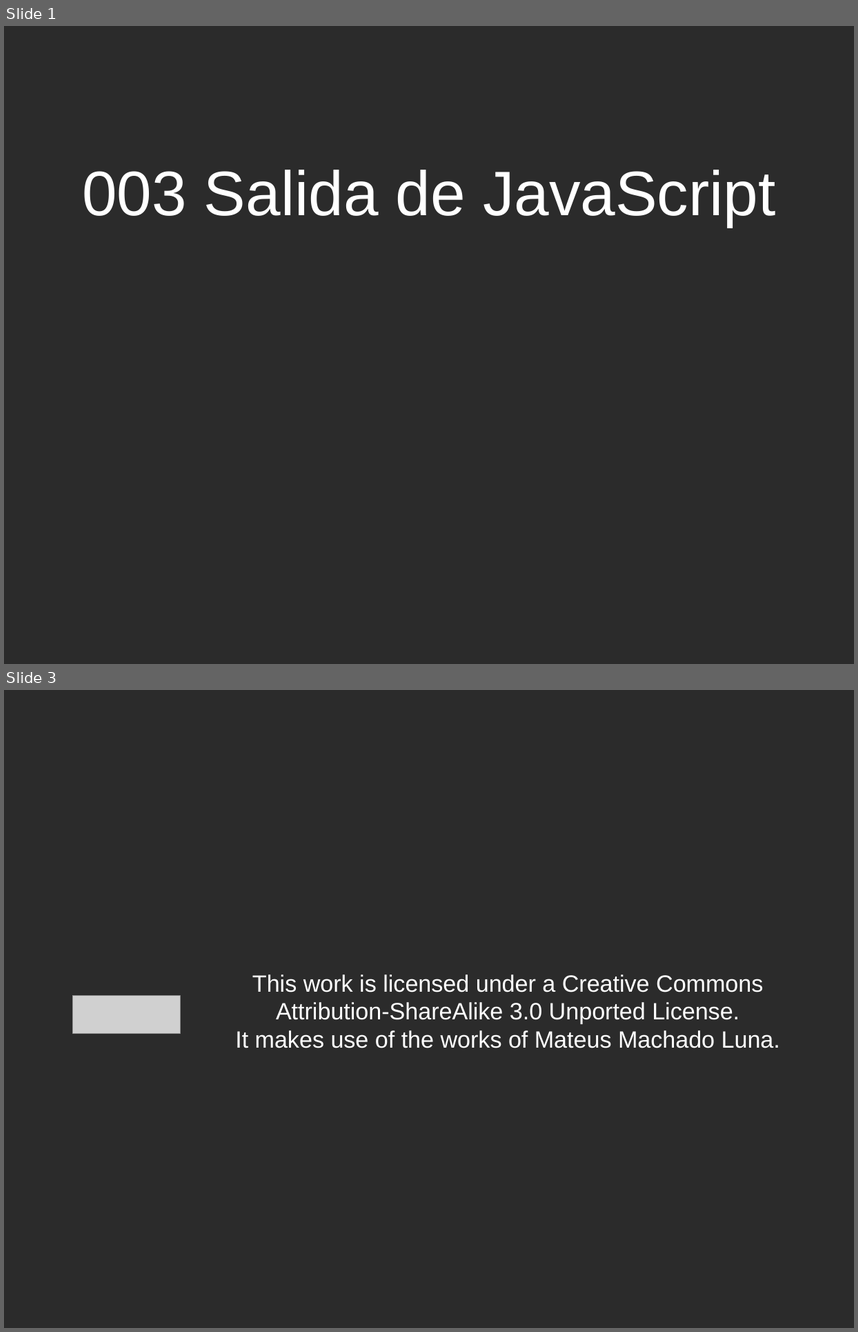
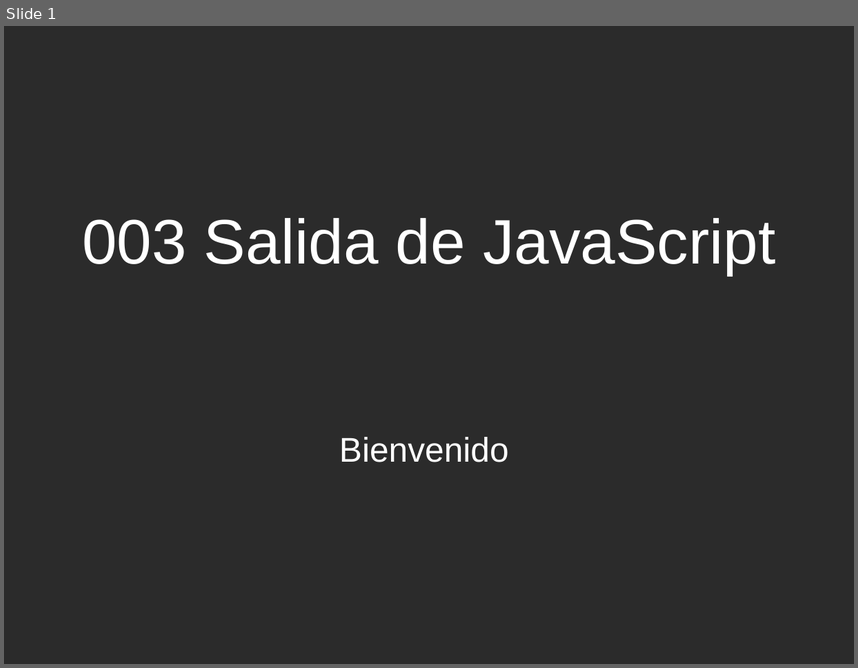
Before and after one commit to caleman9791/Curso_de_JavaScript, a slide deck: 001-Tutorial-de-JavaScript/003-Salida-de-JavaScript/003-Salida-de-JavaScript.odp. Shown one above the other, each under a label of ours: slides 1 and 3 before the commit, slide 1 after it; the slides between them are not shown. The pictures are 858x1332 and 858x668 pixels, drawn with LibreOffice and Linux fonts; fonts in the diff are those of the drawing; grey boxes stand for pictures; background and template pictures are left out; a plain dark background stands for a picture behind light text. Boxes give left, top, right and bottom in pixels: in the first picture for what was removed or moved away, otherwise in the second. Text is boxed around its words. In the diff, an @@ line names an element or a change of style, - is before the commit and + after.

Commit message:
003 video 1 completado y publicado , falta explicar en detalle las salidas en un video 2

```diff
--- a/001-Tutorial-de-JavaScript/003-Salida-de-JavaScript/003-Salida-de-JavaScript.odp
+++ b/001-Tutorial-de-JavaScript/003-Salida-de-JavaScript/003-Salida-de-JavaScript.odp
@@ slide 3 removed at (4,690,854,1328), background picture (left out) @@
@@ title removed at (235,974,780,1048) @@
-This work is licensed under a Creative Commons Attribution-ShareAlike 3.0 Unported License.
-It makes use of the works of Mateus Machado Luna.
@@ picture removed at (72,996,180,1033) @@
@@ slide 1 changed as well @@
@@ title "003 Salida de JavaScript": place and size @@
-title "003 Salida de JavaScript" at (82,170,775,227)
+title "003 Salida de JavaScript" at (82,218,775,275)
@@ subtitle added at (339,437,509,462), 32 pt, text #FFFFFF @@
+Bienvenido
```
Also in this commit, not shown: 7 slides added, 1 other slide removed, 3 other files.
